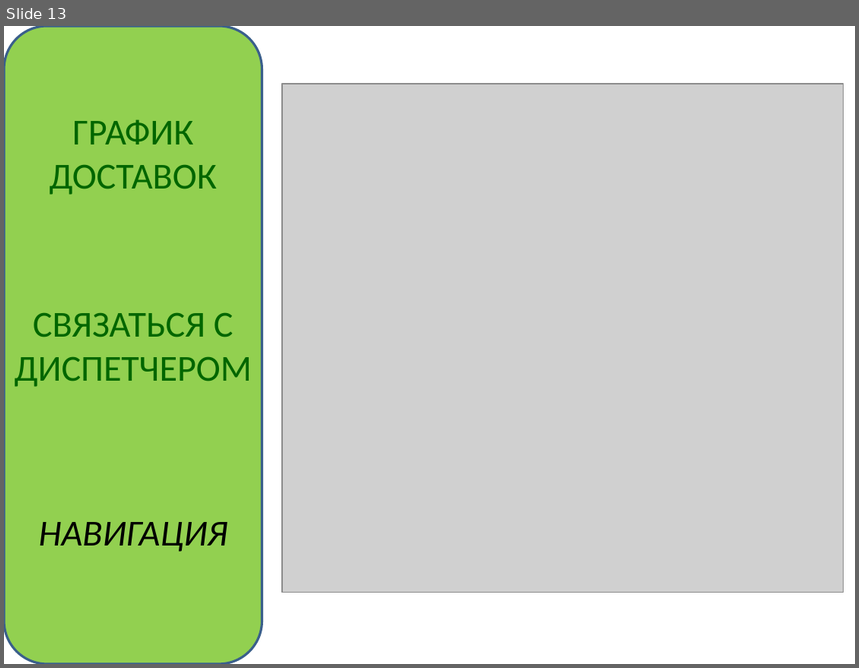
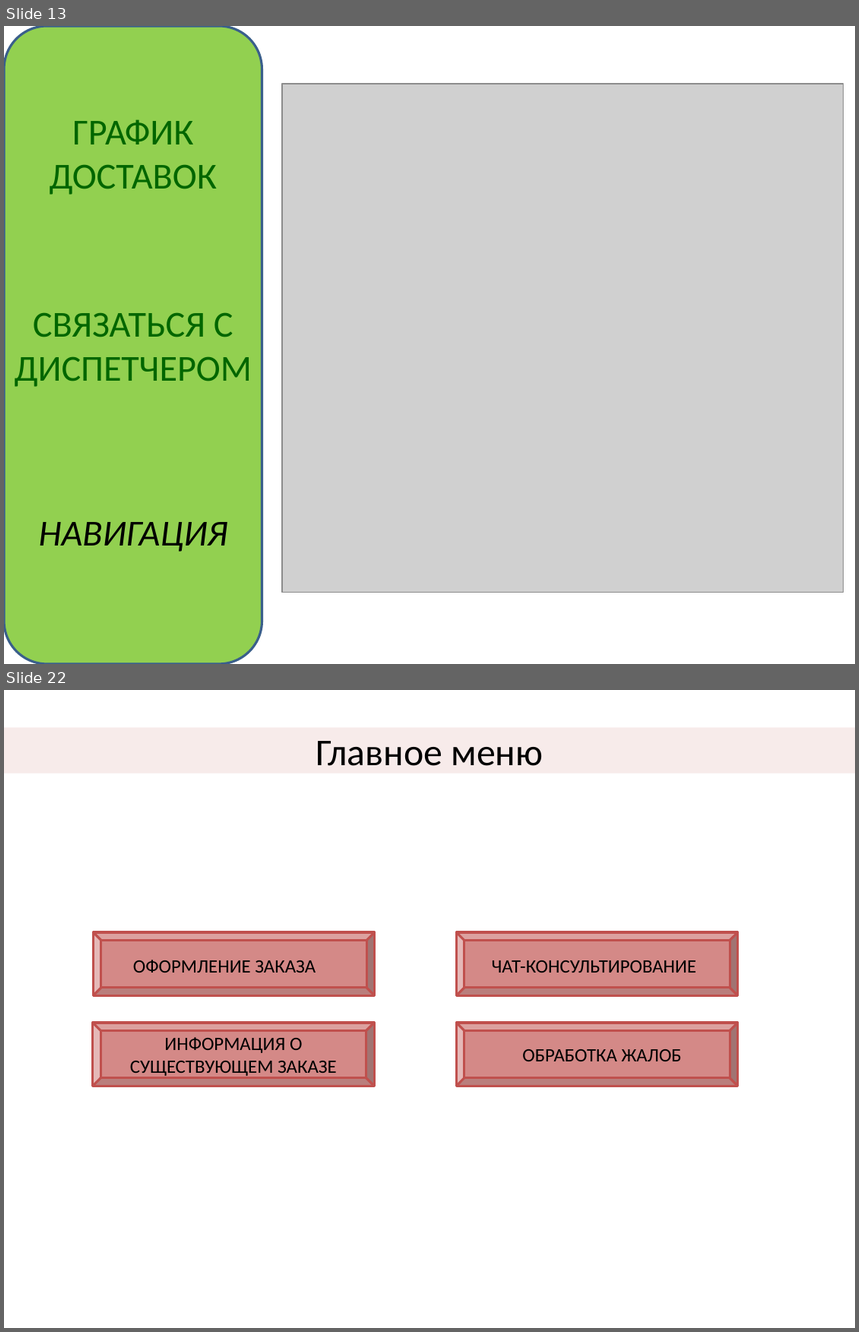
Before and after one commit to KovalAnastasia/ShipIT, a slide deck: 2. Понимание потребностей пользователей/2_2_4_Raskadrovka.pptx. Shown one above the other, each under a label of ours: slide 13 before the commit, slides 13 and 22 after it; the slides between them are not shown. The pictures are 859x668 and 859x1332 pixels, drawn with LibreOffice and Linux fonts; fonts in the diff are those of the drawing; grey boxes stand for pictures. Boxes give left, top, right and bottom in pixels: in the first picture for what was removed or moved away, otherwise in the second. Text is boxed around its words. In the diff, an @@ line names an element or a change of style, - is before the commit and + after.

```diff
--- a/2. Понимание потребностей пользователей/2_2_4_Raskadrovka.pptx
+++ b/2. Понимание потребностей пользователей/2_2_4_Raskadrovka.pptx
@@ slide 22 added at (4,690,855,1328), background #FFFFFF @@
@@ title added at (4,727,855,774), fill #D99694 at 19% opacity, 32 pt, text #000000 @@
+Главное меню
@@ bevel added at (94,932,375,996), fill #C0504D at 67% opacity, outline #C0504D 2 pt @@
@@ bevel added at (456,932,737,996), fill #C0504D at 67% opacity, outline #C0504D 2 pt @@
@@ text added at (133,960,316,973), 16 pt, text #000000 @@
+ОФОРМЛЕНИЕ ЗАКАЗА
@@ text added at (492,961,697,973), 16 pt, text #000000 @@
+ЧАТ-КОНСУЛЬТИРОВАНИЕ
@@ bevel added at (92,1023,374,1086), fill #C0504D at 67% opacity, outline #C0504D 2 pt @@
@@ bevel added at (456,1023,737,1086), fill #C0504D at 67% opacity, outline #C0504D 2 pt @@
@@ text added at (130,1037,337,1076), 16 pt, text #000000 @@
+ИНФОРМАЦИЯ О СУЩЕСТВУЮЩЕМ ЗАКАЗЕ
@@ text added at (522,1049,682,1062), 16 pt, text #000000 @@
+ОБРАБОТКА ЖАЛОБ
```
Also in this commit, not shown: 12 other slides added.
